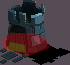
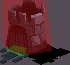
Layer changes from the first 70x65 image to the second:
painted on "Collider" over box(2, 0, 52, 56)
painted on "Hotspot" over box(6, 42, 27, 57)
painted on "RightTowerShadow.png" over box(7, 45, 19, 53)
